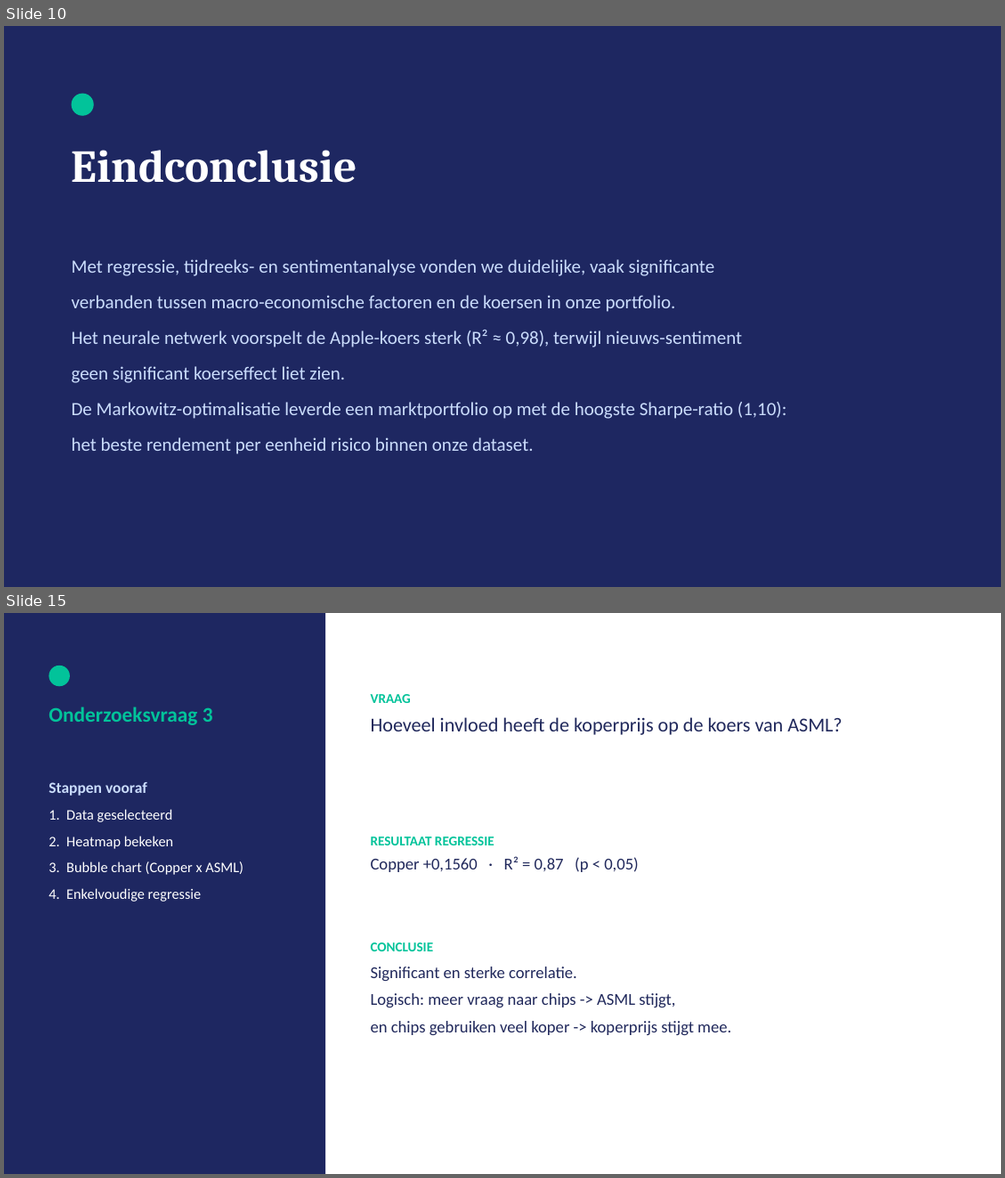
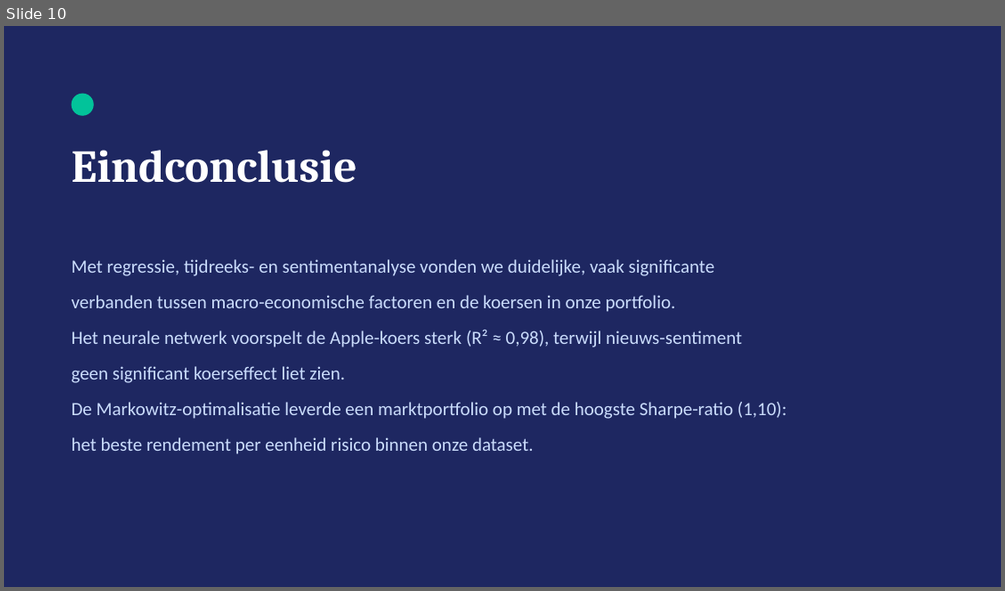
Before and after one commit to michaelraykuster-spec/Werkplaats-2-opdracht-Groep-3, a slide deck: Werkplaats2_Groep3_Eindpresentatie.pptx. Shown one above the other, each under a label of ours: slides 10 and 15 before the commit, slide 10 after it; the slides between them are not shown. The pictures are 1005x1178 and 1005x591 pixels, drawn with LibreOffice and Linux fonts; fonts in the diff are those of the drawing. Boxes give left, top, right and bottom in pixels: in the first picture for what was removed or moved away, otherwise in the second. Text is boxed around its words. In the diff, an @@ line names an element or a change of style, - is before the commit and + after.

```diff
--- a/Werkplaats2_Groep3_Eindpresentatie.pptx
+++ b/Werkplaats2_Groep3_Eindpresentatie.pptx
@@ slide 15 removed at box(4, 613, 1001, 1174), background #FFFFFF @@
@@ rectangle removed at box(4, 613, 325, 1174) @@
@@ ellipse removed at box(48, 666, 70, 686) @@
@@ text removed at box(48, 706, 213, 725) @@
-Onderzoeksvraag 3
@@ text removed at box(371, 694, 841, 735) @@
-VRAAG
-Hoeveel invloed heeft de koperprijs op de koers van ASML?
@@ text removed at box(48, 782, 243, 901) @@
-Stappen vooraf
-1. Data geselecteerd
-2. Heatmap bekeken
-3. Bubble chart (Copper x ASML)
-4. Enkelvoudige regressie
@@ text removed at box(371, 836, 639, 872) @@
-RESULTAAT REGRESSIE
-Copper +0,1560 · R² = 0,87 (p < 0,05)
@@ text removed at box(371, 942, 731, 1035) @@
-CONCLUSIE
-Significant en sterke correlatie.
-Logisch: meer vraag naar chips -> ASML stijgt,
-en chips gebruiken veel koper -> koperprijs stijgt mee.
```
Also in this commit, not shown: 9 other slides removed.
